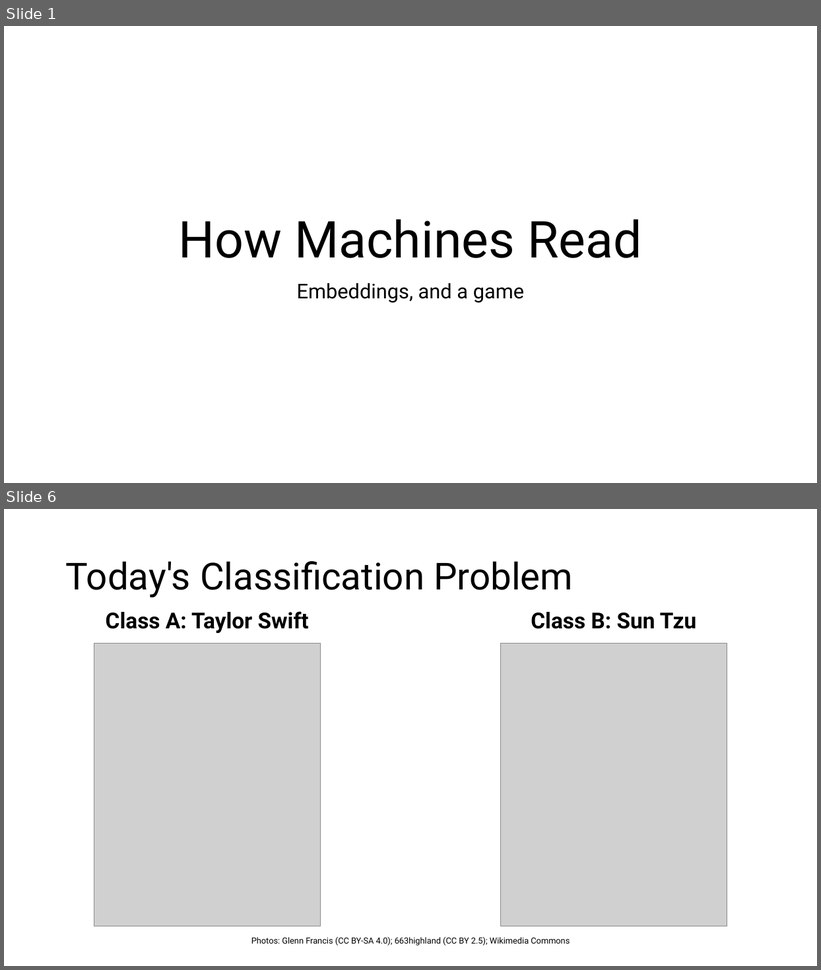
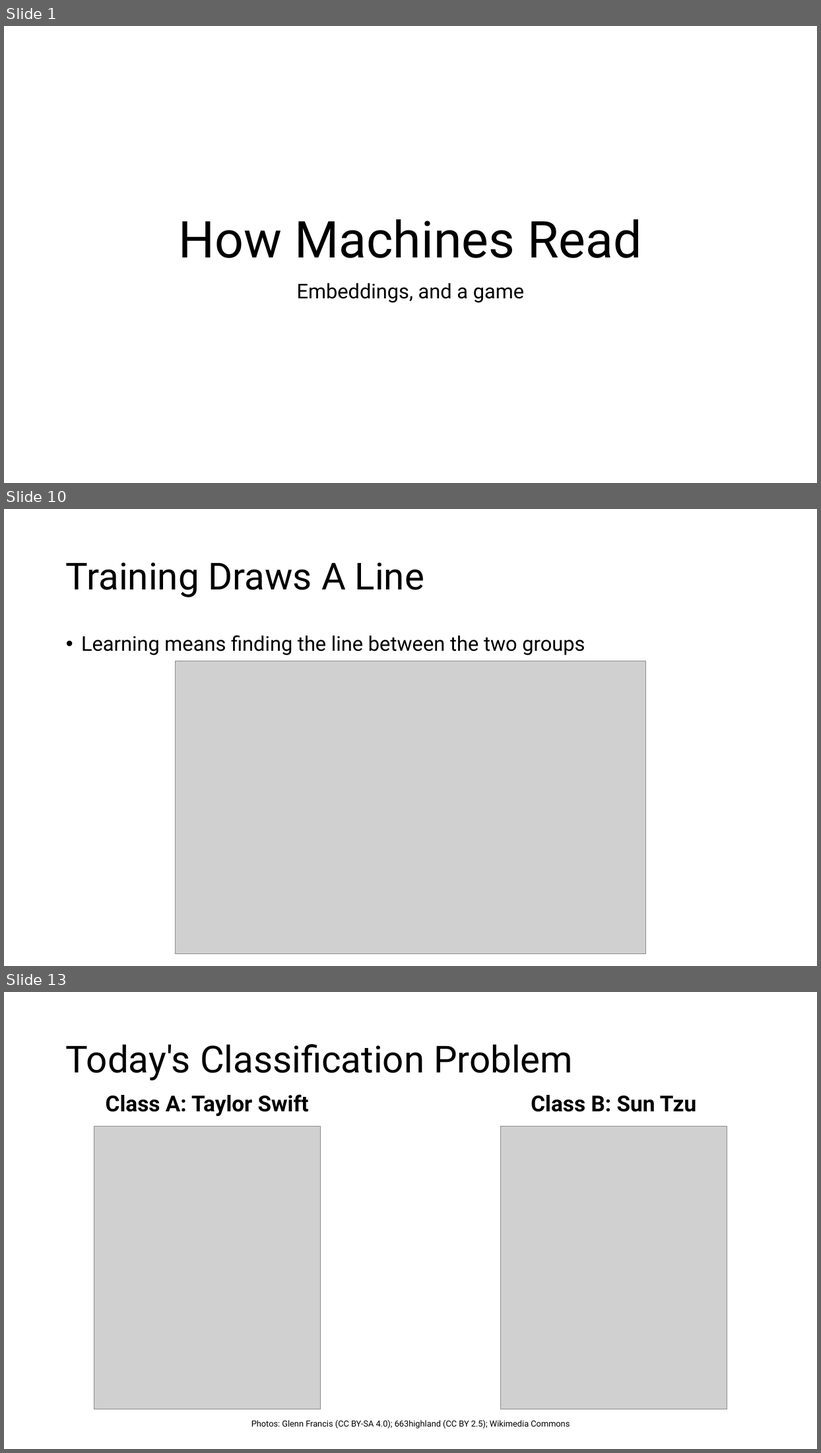
Before and after one commit to IslamTayeb/tzu-vs-taylor, a slide deck: slides/tzu_vs_taylor_lecture.pptx. Shown one above the other, each under a label of ours: slides 1 and 6 before the commit, slides 1, 10 and 13 after it; the slides between them are not shown. The pictures are 821x970 and 821x1453 pixels, drawn with LibreOffice and Linux fonts; fonts in the diff are those of the drawing; grey boxes stand for pictures. Boxes give left, top, right and bottom in pixels: in the first picture for what was removed or moved away, otherwise in the second. Text is boxed around its words. In the diff, an @@ line names an element or a change of style, - is before the commit and + after.

```diff
--- a/slides/tzu_vs_taylor_lecture.pptx
+++ b/slides/tzu_vs_taylor_lecture.pptx
@@ slide 10 added at box(4, 509, 817, 966), background #FFFFFF @@
@@ title added at box(66, 562, 424, 597), 44 pt, text #000000 @@
+Training Draws A Line
@@ text added at box(81, 635, 585, 656), 24 pt, text #000000 @@
+• Learning means finding the line between the two groups
@@ picture added at box(175, 661, 646, 955) @@
@@ what was slide 6 is now slide 13 @@
```
Also in this commit, not shown: 7 slides changed, 6 other slides added, 27 other files.
